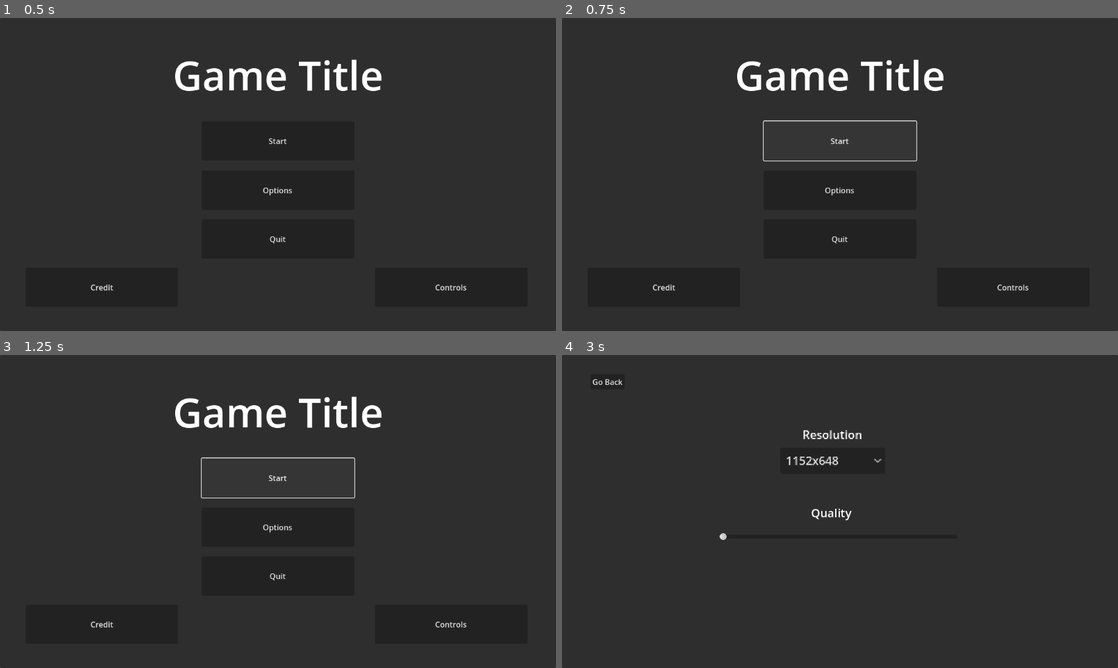
Above: before the commit, frames 1-4 (two rows, left to right).
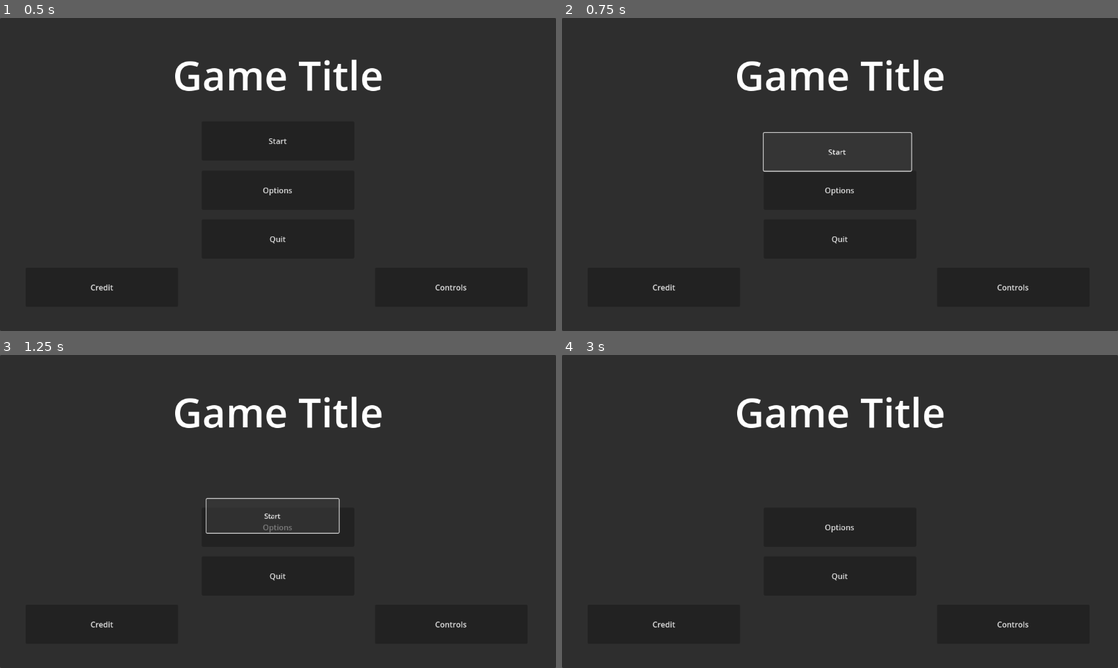
Above: after the commit, the same moments.

Repository: Benjamin-Fever/Global-Game-Jam-2024
Game: Godot game, scene res://start_menu.tscn
The game is run twice, just before and just after one commit, with the same random seed, the same clock (stepped at 60 frames per second) and the same inputs.
Inputs:
- Up to frame 1 (0.5 s): no input
- Up to frame 2 (0.75 s): click "Start" at 0.5 s
- Up to frame 3 (1.25 s): no input
- Up to frame 4 (3 s): click "Start" at 1.25 s; click "Start" at 2 s; click "Options" at 2.75 s

Frame 1 is identical in both runs. In frame 2, 0.6% of the frame differs, in the area x 36-64%, y 32-50%; in frame 3, 0.6%; in frame 4, 2.0%, in the area x 5-84%, y 7-88%.

Commit message:
start menu animation

Diff:
--- a/Start Button.gd
+++ b/Start Button.gd
@@ -1,11 +1,14 @@
 extends Button
 
+@onready var animPlayer = get_parent().get_node("AnimationPlayer")
 
-# Called when the node enters the scene tree for the first time.
 func _ready():
-	pass # Replace with function body.
+	visible = !Global.started
 
+func _pressed():
+	Global.started = true
+	animPlayer.play("StartAnimation")
 
-# Called every frame. 'delta' is the elapsed time since the previous frame.
-func _process(delta):
-	pass
+func _input(event):
+	if animPlayer.is_playing():
+		get_viewport().set_input_as_handled()
--- a/project.godot
+++ b/project.godot
@@ -15,15 +15,18 @@
 config/features=PackedStringArray("4.2", "Forward Plus")
 config/icon="res://icon.svg"
 
+[autoload]
+
+Global="*res://Global.gd"
 
 [display]
 
 window/stretch/mode="viewport"
 
+[dotnet]
+
+project/assembly_name="Global-game-jam-2024"
+
 [rendering]
 
 textures/canvas_textures/default_texture_filter=0
-
-[autoload]
-
-Global="*res://Global.gd"
--- a/start_menu.tscn
+++ b/start_menu.tscn
@@ -5,6 +5,33 @@
 [ext_resource type="PackedScene" uid="uid://b7pybnbsrveqt" path="res://options.tscn" id="3_383ck"]
 [ext_resource type="PackedScene" uid="uid://bb0fieibakdgt" path="res://credits.tscn" id="4_2buyc"]
 [ext_resource type="PackedScene" uid="uid://cg258ppsr85pk" path="res://controls.tscn" id="5_k2b66"]
+
+[sub_resource type="Animation" id="Animation_7xmax"]
+length = 0.001
+tracks/0/type = "value"
+tracks/0/imported = false
+tracks/0/enabled = true
+tracks/0/path = NodePath("Start Button:position")
+tracks/0/interp = 1
+tracks/0/loop_wrap = true
+tracks/0/keys = {
+"times": PackedFloat32Array(0),
+"transitions": PackedFloat32Array(1),
+"update": 0,
+"values": [Vector2(417.96, 213.95)]
+}
+tracks/1/type = "value"
+tracks/1/imported = false
+tracks/1/enabled = true
+tracks/1/path = NodePath("Start Button:scale")
+tracks/1/interp = 1
+tracks/1/loop_wrap = true
+tracks/1/keys = {
+"times": PackedFloat32Array(0),
+"transitions": PackedFloat32Array(1),
+"update": 0,
+"values": [Vector2(1, 1)]
+}
 
 [sub_resource type="Animation" id="Animation_6lkiv"]
 resource_name = "StartAnimation"
@@ -32,33 +59,6 @@
 "transitions": PackedFloat32Array(1, 1, 1, 1, 1),
 "update": 0,
 "values": [Vector2(1, 1), Vector2(0.8, 0.8), Vector2(0.56, 0.56), Vector2(0.21, 0.21), Vector2(0, 0)]
-}
-
-[sub_resource type="Animation" id="Animation_7xmax"]
-length = 0.001
-tracks/0/type = "value"
-tracks/0/imported = false
-tracks/0/enabled = true
-tracks/0/path = NodePath("Start Button:position")
-tracks/0/interp = 1
-tracks/0/loop_wrap = true
-tracks/0/keys = {
-"times": PackedFloat32Array(0),
-"transitions": PackedFloat32Array(1),
-"update": 0,
-"values": [Vector2(417.96, 213.95)]
-}
-tracks/1/type = "value"
-tracks/1/imported = false
-tracks/1/enabled = true
-tracks/1/path = NodePath("Start Button:scale")
-tracks/1/interp = 1
-tracks/1/loop_wrap = true
-tracks/1/keys = {
-"times": PackedFloat32Array(0),
-"transitions": PackedFloat32Array(1),
-"update": 0,
-"values": [Vector2(1, 1)]
 }
 
 [sub_resource type="AnimationLibrary" id="AnimationLibrary_lwuej"]
